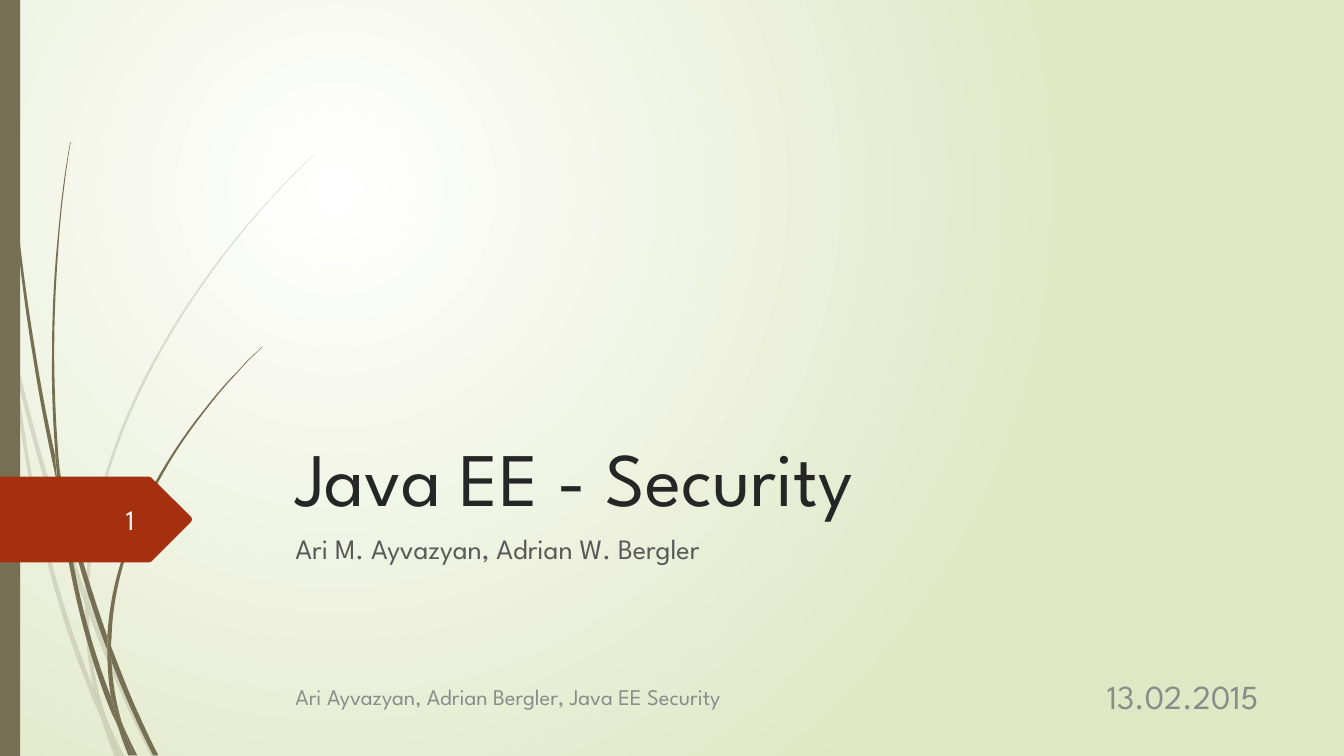
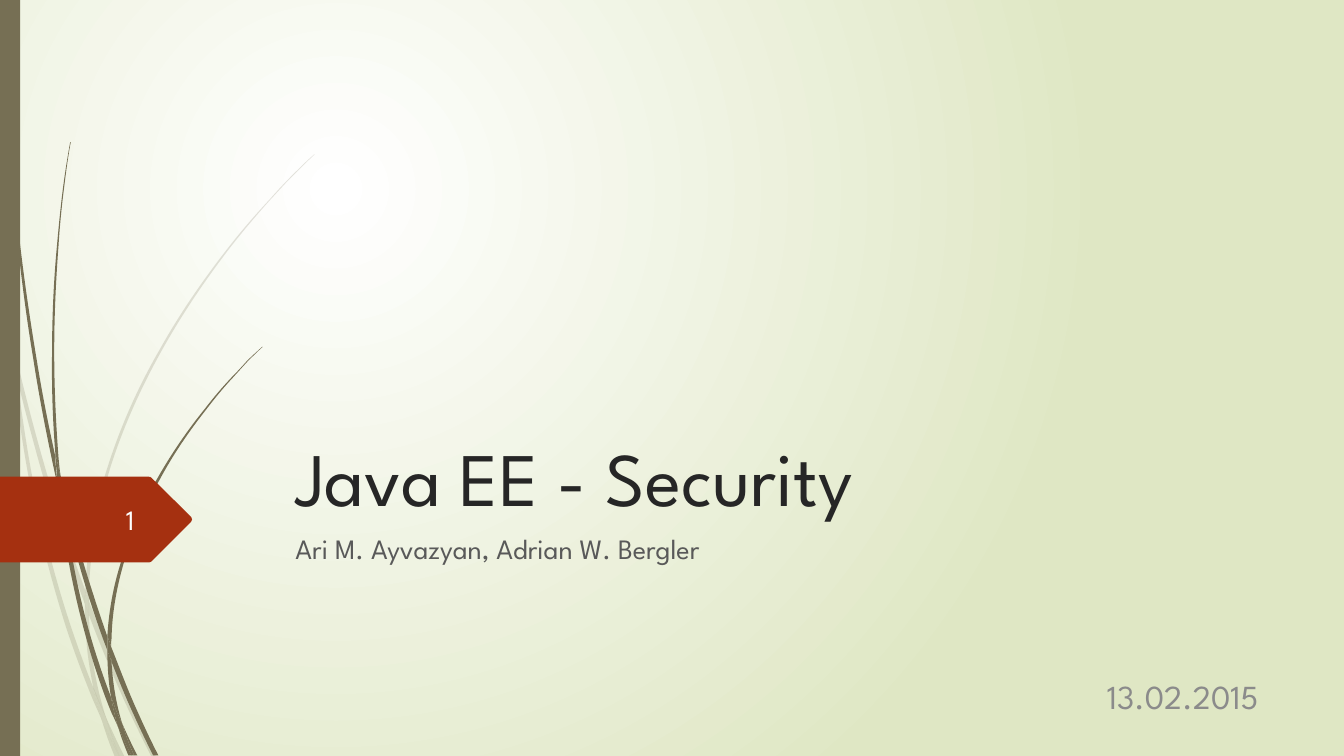
Before and after one commit to aayvazyan-tgm/JavaEESecurityExample, a slide deck: slide 1 of doc/Java EE - Security.pptx. Drawn at 1344x756 pixels with LibreOffice and Linux fonts; fonts in the diff are those of the drawing. Boxes give left, top, right and bottom in pixels: in the first picture for what was removed or moved away, otherwise in the second. Text is boxed around its words. In the diff, an @@ line names an element or a change of style, - is before the commit and + after.

```diff
--- a/doc/Java EE - Security.pptx
+++ b/doc/Java EE - Security.pptx
@@ text removed at [295, 689, 720, 710] @@
-Ari Ayvazyan, Adrian Bergler, Java EE Security
```
Also in this commit, not shown: 4 other slides changed, 3 slides added.
